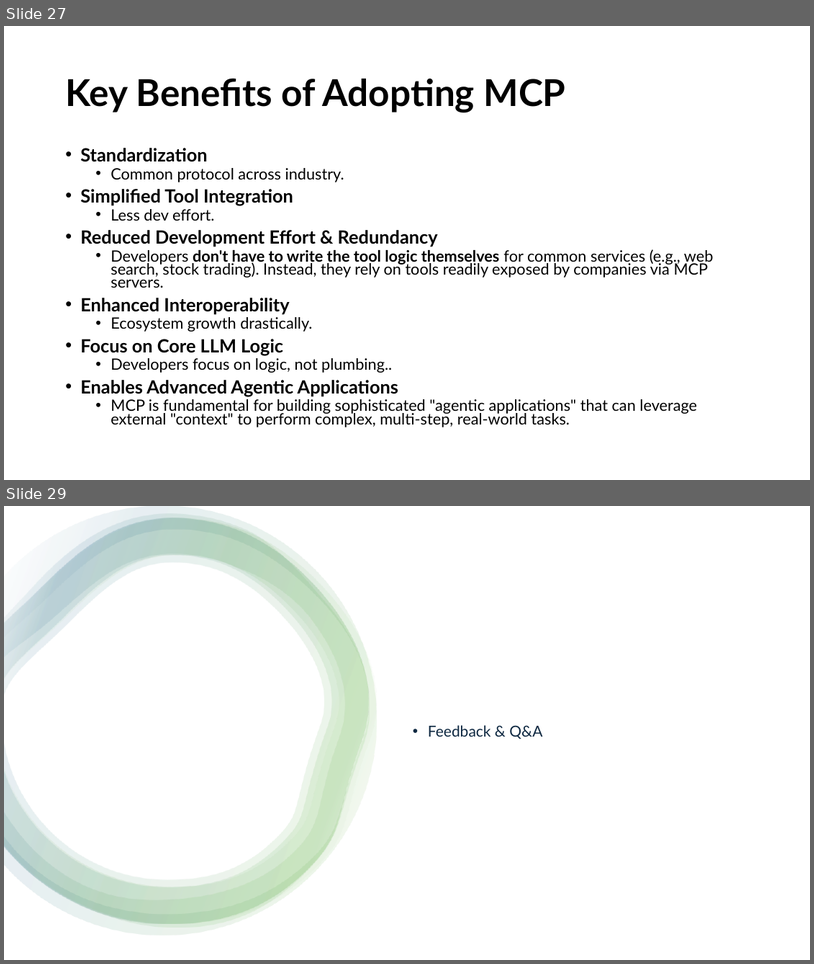
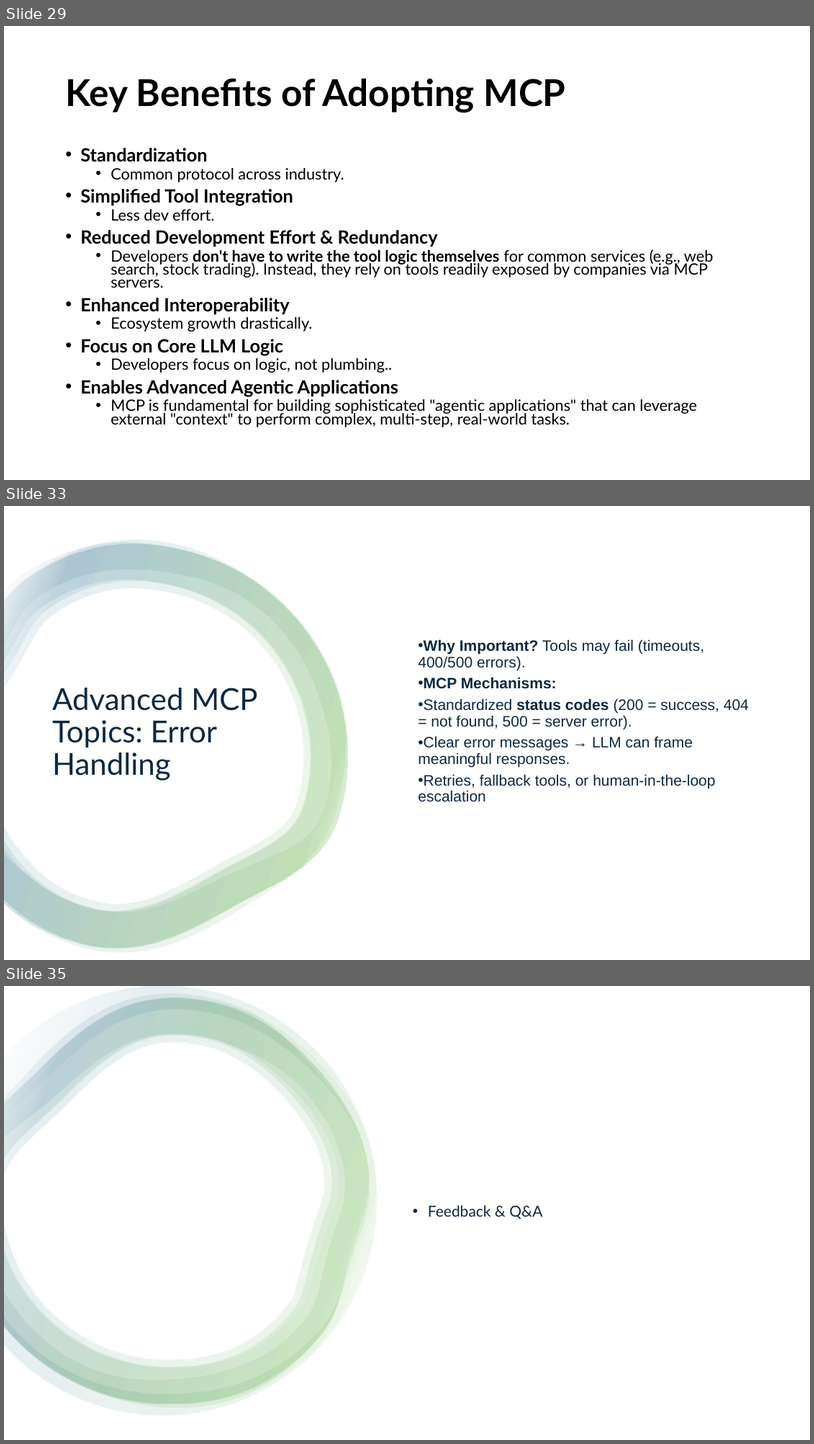
Before and after one commit to aravind07d/Artificial-Intelligent--Presentations, a slide deck: MCP.pptx. Shown one above the other, each under a label of ours: slides 27 and 29 before the commit, slides 29, 33 and 35 after it; the slides between them are not shown. The pictures are 814x964 and 814x1444 pixels, drawn with LibreOffice and Linux fonts; fonts in the diff are those of the drawing. Boxes give left, top, right and bottom in pixels: in the first picture for what was removed or moved away, otherwise in the second. Text is boxed around its words. In the diff, an @@ line names an element or a change of style, - is before the commit and + after.

```diff
--- a/MCP.pptx
+++ b/MCP.pptx
@@ slide 33 added at (x1=4, y1=506, x2=810, y2=960), background #FFFFFF @@
@@ rectangle added at (x1=4, y1=506, x2=810, y2=960), fill #FFFFFF @@
@@ group added at (x1=4, y1=540, x2=348, y2=952): 4 freeform shapes @@
@@ text added at (x1=418, y1=639, x2=749, y2=802), 18 pt, text #0E2841 @@
+• Why Important? Tools may fail (timeouts, 400/500 errors).
+• MCP Mechanisms:
+• Standardized status codes (200 = success, 404 = not found, 500 = server error).
+• Clear error messages → LLM can frame meaningful responses.
+• Retries, fallback tools, or human-in-the-loop escalation
@@ title added at (x1=52, y1=687, x2=257, y2=780), 36 pt, text #0E2841 @@
+Advanced MCP Topics: Error Handling
@@ what was slide 27 is now slide 29 @@
@@ what was slide 29 is now slide 35 @@
```
Also in this commit, not shown: 2 slides changed, 5 other slides added.
